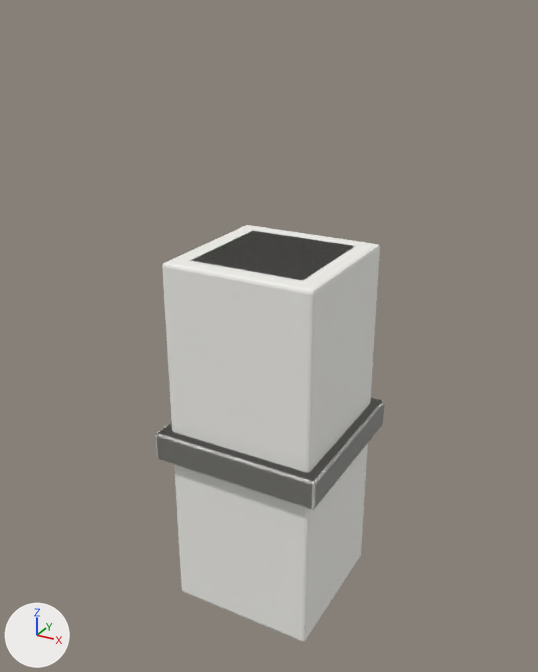
A saved change to the glTF model public/models/authoring/column-arch-rect-400.glb.
The view is the same before and after, from a 50 mm lens placed at (0.838, -1.555, 1.051), pointed at (-0.018, 0.001, 0.273). The lights are fixed; the arrows at lower left show +X, +Y and +Z. The picture after the commit comes second. Where no turn or scale is listed for an object, it has been applied to the vertices. Vertices at exactly the same position are counted once.

Script lines for the objects in view, before the commit:
```python
me_base_011 = bpy.data.meshes.new('Base.011')
me_base_011.from_pydata(...)  # 56 vertices, 108 faces; spans x -0.23..0.23, y -0.23..0.23, z -0.04..0.04
me_base_011.materials.append(mat_a_paintwhite)  # white #f5f3ef
me_cap_010 = bpy.data.meshes.new('Cap.010')
me_cap_010.from_pydata(...)  # 56 vertices, 108 faces; spans x -0.23..0.23, y -0.23..0.23, z -0.04..0.04
me_cap_010.materials.append(mat_a_paintwhite)  # white #f5f3ef
me_core_001 = bpy.data.meshes.new('Core.001')
me_core_001.from_pydata(...)  # a box spanning x -0.15..0.15, y -0.15..0.15, z -0.5..0.5
me_core_001.materials.append(mat_a_concrete)  # light grey #cecdc8
me_wrap_002 = bpy.data.meshes.new('Wrap.002')
me_wrap_002.from_pydata(...)  # 56 vertices, 108 faces; spans x -0.2..0.2, y -0.2..0.2, z -0.5..0.5
me_wrap_002.materials.append(mat_a_paintwhite)  # white #f5f3ef
ob_base_004 = bpy.data.objects.new('Base.004', me_base_011)
ob_base_004.location = (0.0, 0.0, 0.0)
ob_cap_004 = bpy.data.objects.new('Cap.004', me_cap_010)
ob_cap_004.location = (0.0, 0.0, 0.0)
ob_core = bpy.data.objects.new('Core', me_core_001)
ob_core.location = (0.0, 0.0, 0.0)
ob_wrap = bpy.data.objects.new('Wrap', me_wrap_002)
ob_wrap.location = (0.0, 0.0, 0.0)
```
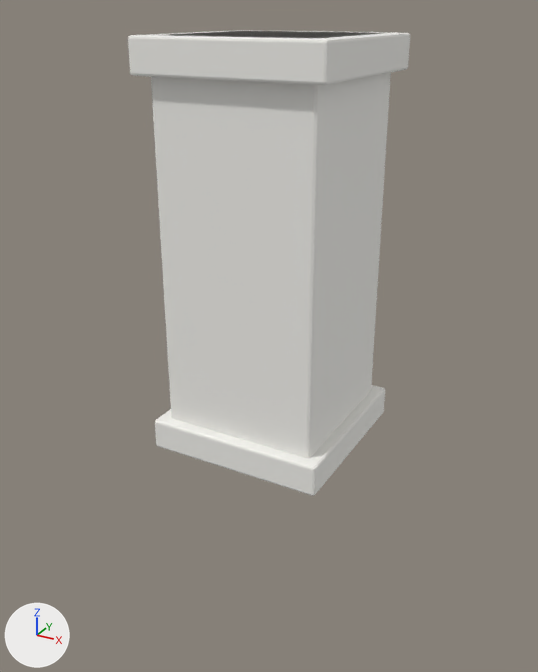
Changed parts and their boxes (x1, y1, x2, y2) in the pictures (538 x 672 px):
'Wrap', moved: before (162, 225, 380, 642); after (151, 31, 391, 458)
'Cap.004', moved (not visible before): after (128, 30, 410, 85)
'Base.004', moved: before (156, 398, 384, 510); after (155, 385, 385, 496)
'Core', moved: before (191, 231, 355, 280); after (190, 31, 360, 37)

What the commit changed:
me_base_011 is used by ob_base_004; location (0.0, 0.0, 0.0).
me_base_011 had 56 vertices, 108 faces and spanned x -0.23..0.23, y -0.23..0.23, z -0.04..0.04.
me_base_011 now has 56 vertices, 108 faces and spans x -0.23..0.23, y -0.23..0.23, z 0.0..0.08.
me_base_011 part 1: the whole mesh is moved by (0.0, 0.0, 0.04).
me_cap_010 is used by ob_cap_004; location (0.0, 0.0, 0.0).
me_cap_010 had 56 vertices, 108 faces and spanned x -0.23..0.23, y -0.23..0.23, z -0.04..0.04.
me_cap_010 now has 56 vertices, 108 faces and spans x -0.23..0.23, y -0.23..0.23, z 0.92..1.0.
me_cap_010 part 2: the whole mesh is moved by (0.0, 0.0, 0.96).
me_core_001 is used by ob_core; location (0.0, 0.0, 0.0).
me_core_001 had 8 vertices, 12 faces and spanned x -0.15..0.15, y -0.15..0.15, z -0.5..0.5.
me_core_001 now has 8 vertices, 12 faces and spans x -0.15..0.15, y -0.15..0.15, z 0.0..1.0.
me_core_001 part 3: the whole mesh is moved by (0.0, 0.0, 0.5).
me_wrap_002 is used by ob_wrap; location (0.0, 0.0, 0.0).
me_wrap_002 had 56 vertices, 108 faces and spanned x -0.2..0.2, y -0.2..0.2, z -0.5..0.5.
me_wrap_002 now has 56 vertices, 108 faces and spans x -0.2..0.2, y -0.2..0.2, z 0.0..1.0.
me_wrap_002 part 4: the whole mesh is moved by (0.0, 0.0, 0.5).
